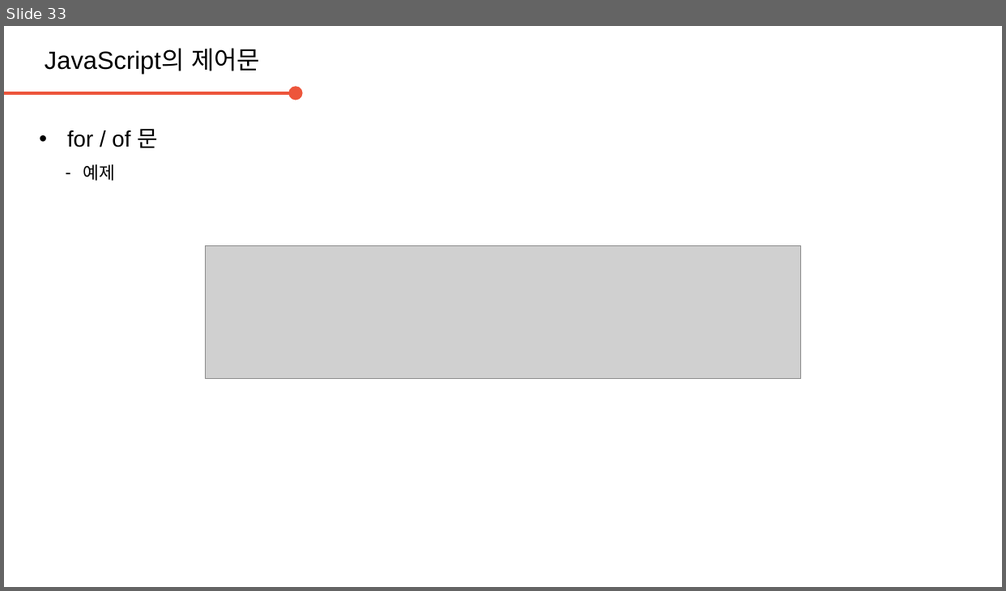
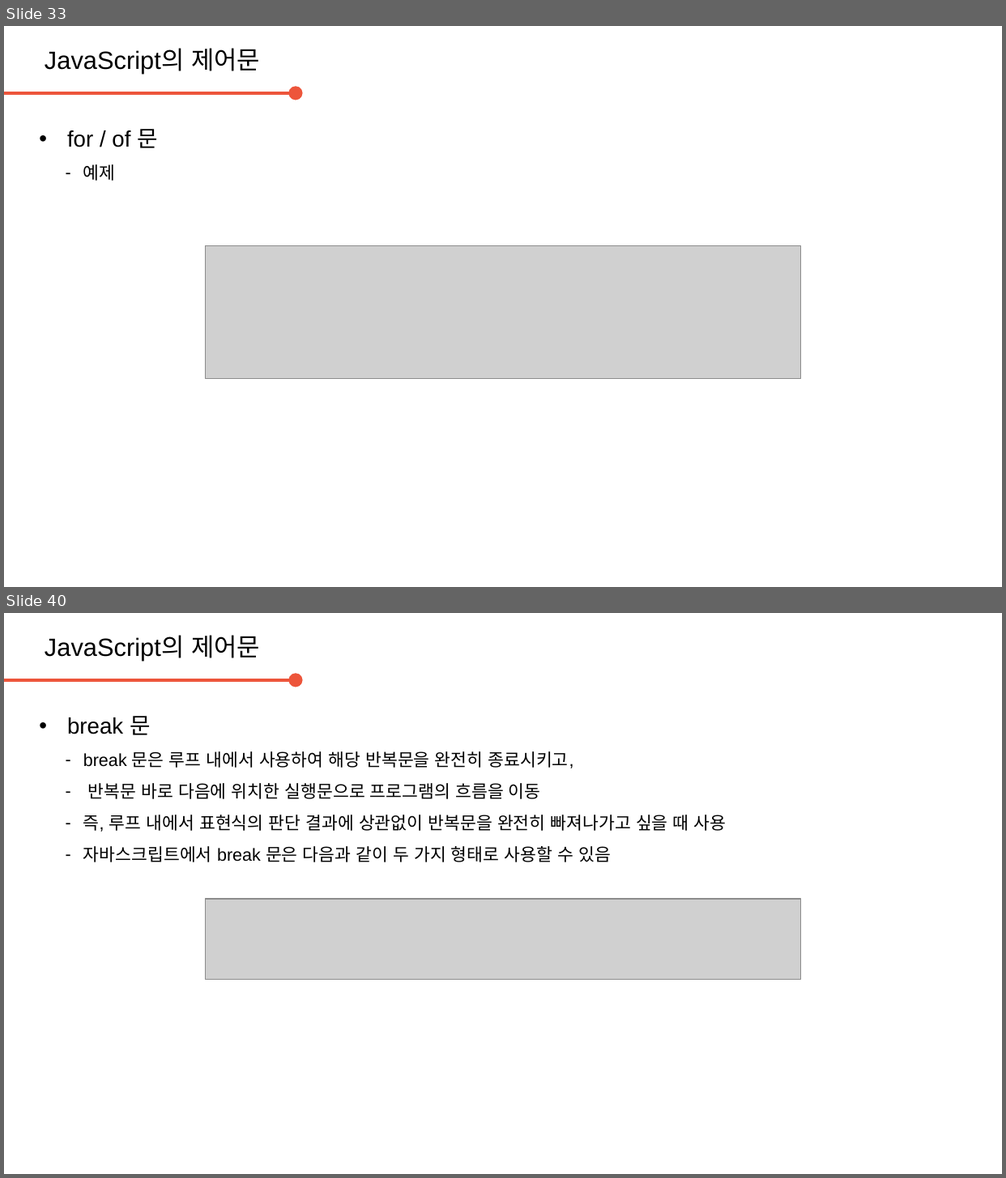
Before and after one commit to daegukdo/GCWM, a slide deck: 33/200820_JavaScript_control_flow.pptx. Shown one above the other, each under a label of ours: slide 33 before the commit, slides 33 and 40 after it; the slides between them are not shown. The pictures are 1006x591 and 1006x1178 pixels, drawn with LibreOffice and Linux fonts; fonts in the diff are those of the drawing; grey boxes stand for pictures; background and template pictures are left out. Boxes give left, top, right and bottom in pixels: in the first picture for what was removed or moved away, otherwise in the second. Text is boxed around its words. In the diff, an @@ line names an element or a change of style, - is before the commit and + after.

Commit message:
get coding with me  - edit JavaScript resource (control flow)  - add JavaScript resource (array)

```diff
--- a/33/200820_JavaScript_control_flow.pptx
+++ b/33/200820_JavaScript_control_flow.pptx
@@ slide 40 added at [4,613,1002,1174], background #FFFFFF @@
@@ text added at [44,635,260,660], 20 pt, text #000000 @@
+JavaScript의 제어문
@@ arrow added from (4, 680) to (296, 680), #ED553B 2.25 pt @@
@@ text added at [67,716,727,862], 14 pt, text #000000 @@
+• break 문
+  – break 문은 루프 내에서 사용하여 해당 반복문을 완전히 종료시키고,
+  – 반복문 바로 다음에 위치한 실행문으로 프로그램의 흐름을 이동
+  – 즉, 루프 내에서 표현식의 판단 결과에 상관없이 반복문을 완전히 빠져나가고 싶을 때 사용
+  – 자바스크립트에서 break 문은 다음과 같이 두 가지 형태로 사용할 수 있음
@@ picture added at [205,899,799,979] @@
```
Also in this commit, not shown: 7 other slides added, 1 slide removed, 4 other files.
